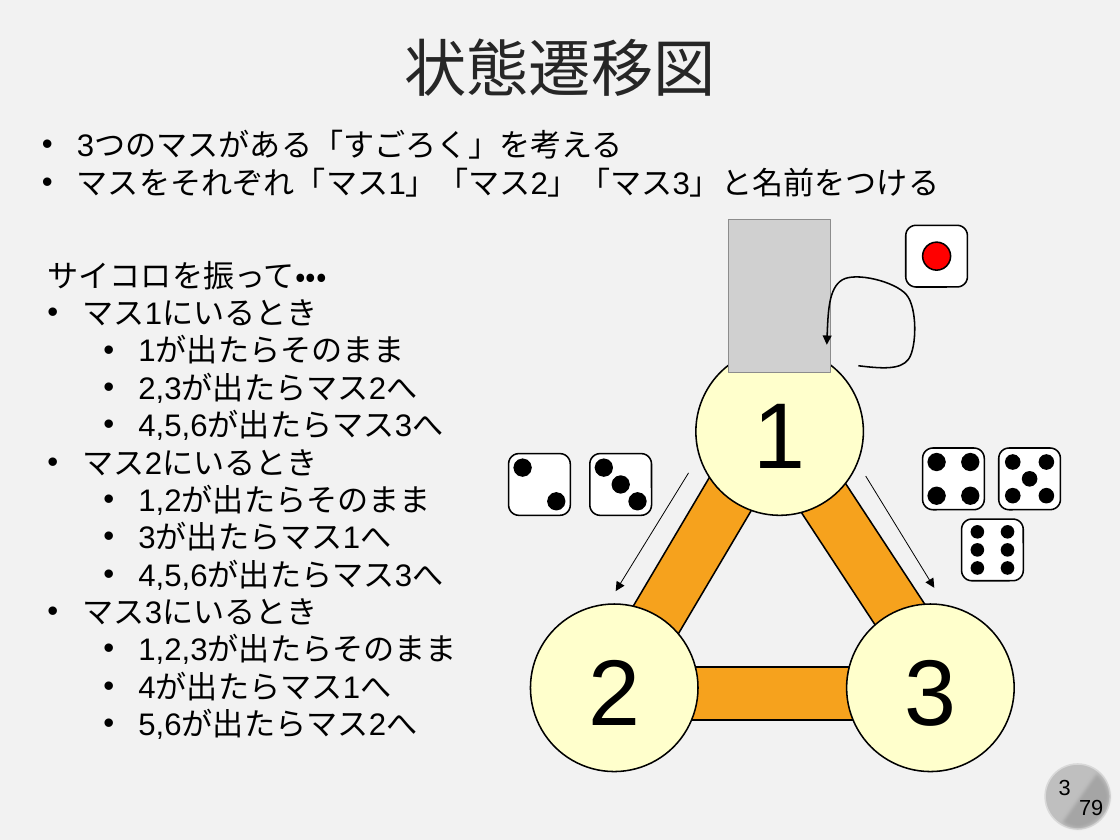
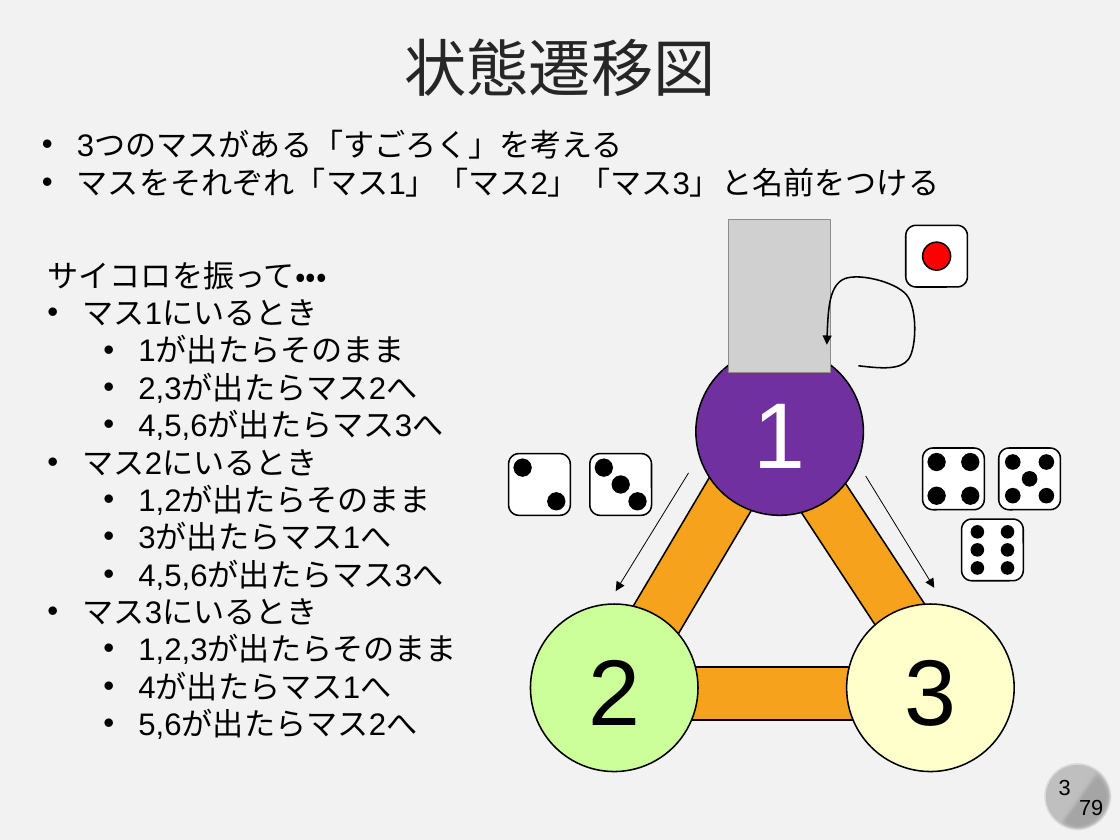
Before and after one commit to kaityo256/simulation_engineering, a slide deck: slide 3 of markov_chain/markov.pptx. Drawn at 1120x840 pixels with LibreOffice and Linux fonts; fonts in the diff are those of the drawing; grey boxes stand for pictures. Boxes give left, top, right and bottom in pixels: in the first picture for what was removed or moved away, otherwise in the second. Text is boxed around its words. In the diff, an @@ line names an element or a change of style, - is before the commit and + after.

```diff
--- a/markov_chain/markov.pptx
+++ b/markov_chain/markov.pptx
@@ ellipse "1" at <box>696,348,864,516</box>: text colour #000000 to #FFFFFF; fill #FFFFCC to #7030A0 @@
@@ ellipse "2" at <box>531,604,699,772</box>: fill #FFFFCC to #CCFF99 @@
```
Also in this commit, not shown: 2 other slides changed, 5 slides added.
